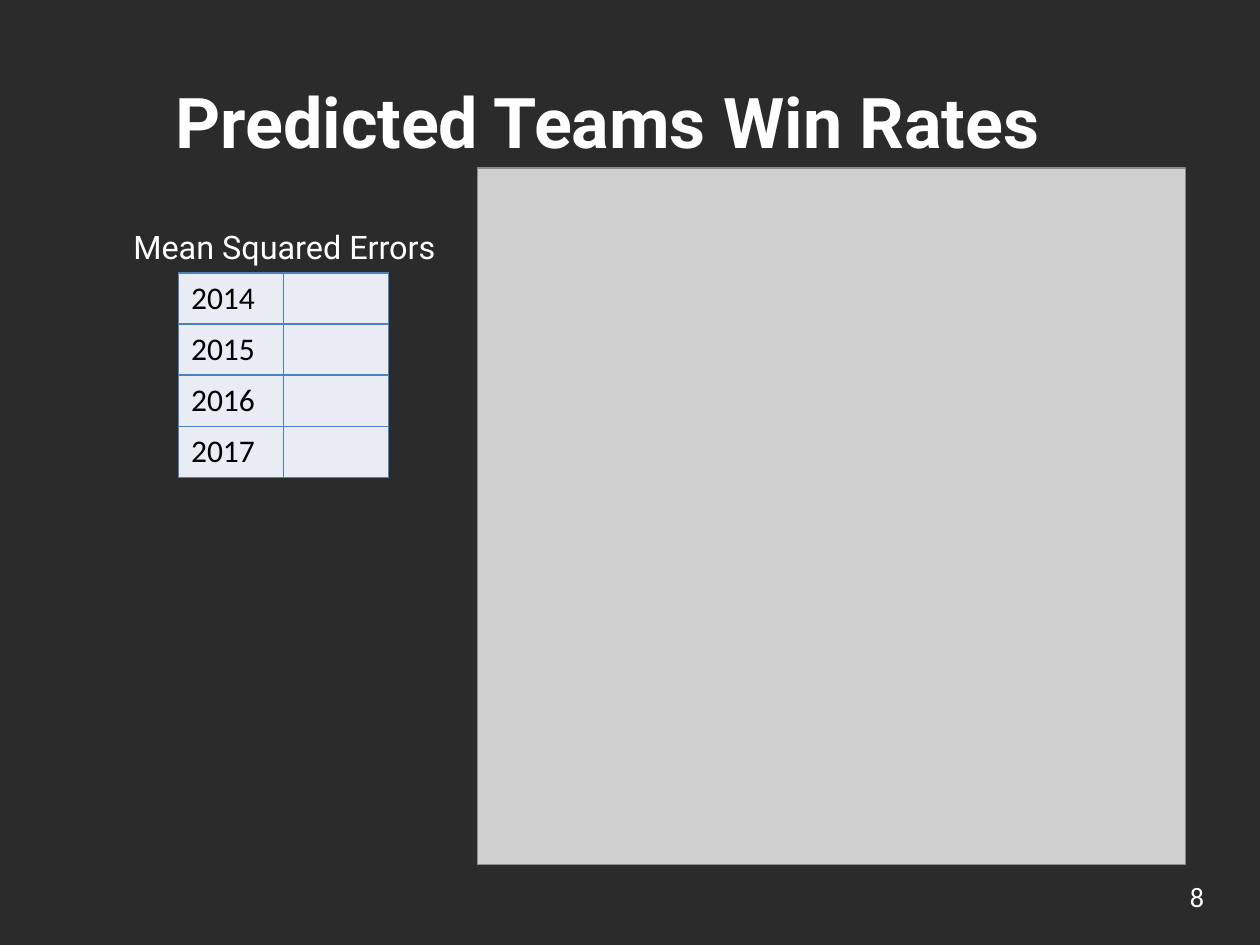
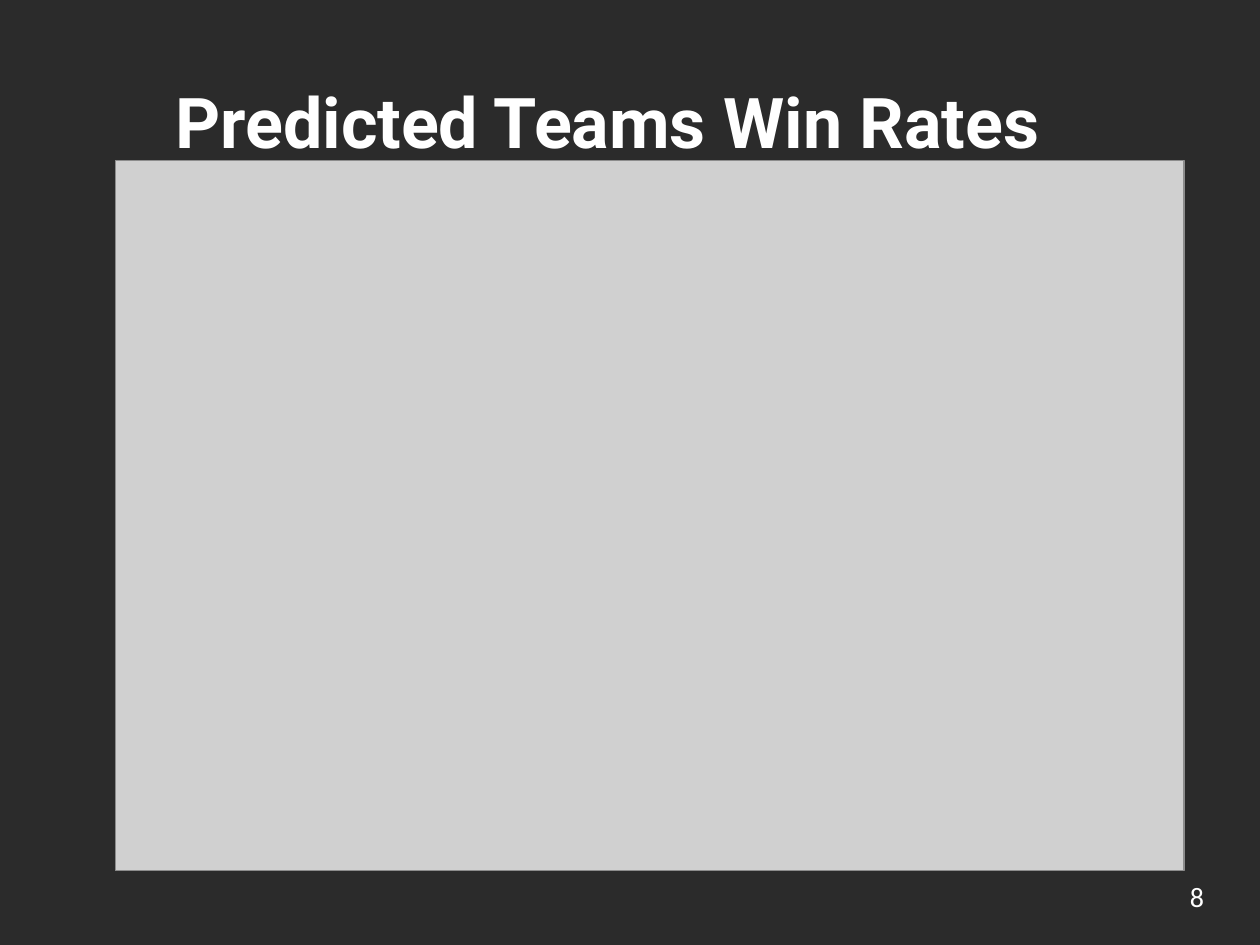
Before and after one commit to ickletsmulet/ECE-143-Group-19, a slide deck: slide 8 of Presentation.pptx. Drawn at 1260x945 pixels with LibreOffice and Linux fonts; fonts in the diff are those of the drawing; grey boxes stand for pictures; background and template pictures are left out; a plain dark background stands for a picture behind light text. Boxes give left, top, right and bottom in pixels: in the first picture for what was removed or moved away, otherwise in the second. Text is boxed around its words. In the diff, an @@ line names an element or a change of style, - is before the commit and + after.

```diff
--- a/Presentation.pptx
+++ b/Presentation.pptx
@@ picture: place and size @@
-picture at (478,168,1186,864)
+picture at (116,160,1184,871)
@@ text removed at (133,234,435,266) @@
-Mean Squared Errors
@@ table removed at (179,273,388,475), 4 rows, 2 columns @@
-2014 | 
-2015 | 
-2016 | 
-2017 | 
```
Also in this commit, not shown: 6 other slides changed, 2 slides added, 3 slides removed.
